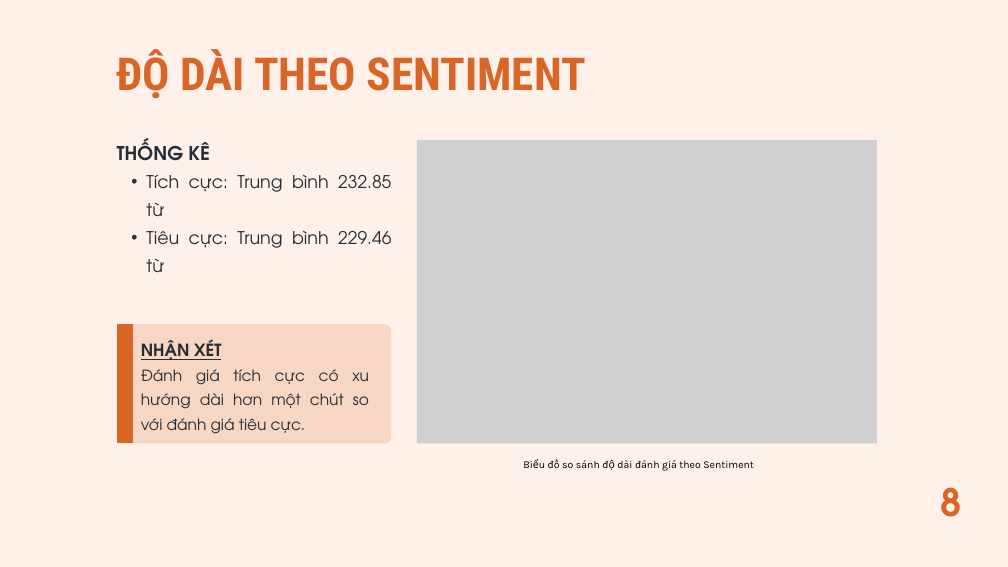
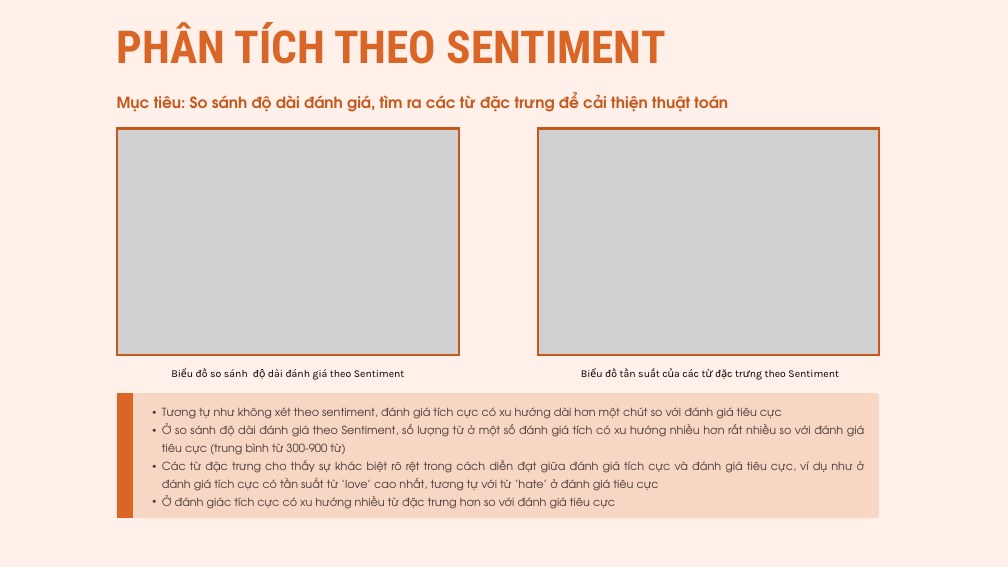
Before and after one commit to kietng04/NCKH, a slide deck: slide 8 of Bài 4 - Khảo sát đề tài/EDA Analyst.pptx. Drawn at 1008x567 pixels with LibreOffice and Linux fonts; fonts in the diff are those of the drawing; grey boxes stand for pictures. Boxes give left, top, right and bottom in pixels: in the first picture for what was removed or moved away, otherwise in the second. Text is boxed around its words. In the diff, an @@ line names an element or a change of style, - is before the commit and + after.

```diff
--- a/Bài 4 - Khảo sát đề tài/EDA Analyst.pptx
+++ b/Bài 4 - Khảo sát đề tài/EDA Analyst.pptx
@@ text at <box>117,22,666,64</box>: text changed @@
-ĐỘ DÀI THEO SENTIMENT
+PHÂN TÍCH THEO SENTIMENT
@@ text added at <box>117,92,728,112</box>, 22 pt, text #C5581D, bold @@
+Mục tiêu: So sánh độ dài đánh giá, tìm ra các từ đặc trưng để cải thiện thuật toán
@@ picture added at <box>116,129,459,355</box> @@
@@ text removed at <box>117,140,391,272</box> @@
-THỐNG KÊ
-  • Tích cực: Trung bình 232.85 từ
-  • Tiêu cực: Trung bình 229.46 từ
@@ picture: place and size @@
-picture at <box>417,140,877,444</box>
+picture at <box>538,129,878,355</box>
@@ freeform shape removed at <box>116,324,391,444</box> @@
@@ text removed at <box>141,339,369,434</box> @@
-NHẬN XÉT
-Đánh giá tích cực có xu hướng dài hơn một chút so với đánh giá tiêu cực.
@@ text "Biểu đồ so sánh độ ...": place and size @@
-text "Biểu đồ so sánh độ ..." at <box>548,460,754,471</box>
+text "Biểu đồ so sánh độ ..." at <box>196,369,405,380</box>
@@ text added at <box>605,369,839,377</box>, 15 pt, text #000000 @@
+Biểu đồ tần suất của các từ đặc trưng theo Sentiment
@@ freeform shape: place and size @@
-freeform shape at <box>116,324,133,444</box>
+freeform shape at <box>116,393,133,518</box>
@@ freeform shape added at <box>116,393,879,518</box>, fill #D96627 at 19% opacity @@
@@ text added at <box>162,407,865,509</box>, 16 pt, text #252D37 @@
+  • Tương tự như không xét theo sentiment, đánh giá tích cực có xu hướng dài hơn một chút so với đánh giá tiêu cực
+  • Ở so sánh độ dài đánh giá theo Sentiment, số lượng từ ở một số đánh giá tích có xu hướng nhiều hơn rất nhiều so với đánh giá tiêu cực (trung bình từ 300-900 từ)
+  • Các từ đặc trưng cho thấy sự khác biệt rõ rệt trong cách diễn đạt giữa đánh giá tích cực và đánh giá tiêu cực, ví dụ như ở đánh giá tích cực có tần suất từ ‘love’ cao nhất, tương tự với từ ‘hate’ ở đánh giá tiêu cực
+  • Ở đánh giác tích cực có xu hướng nhiều từ đặc trưng hơn so với đánh giá tiêu cực
@@ text removed at <box>941,487,962,517</box> @@
-8
```
Also in this commit, not shown: 3 other slides changed, 7 slides added, 7 slides removed.
